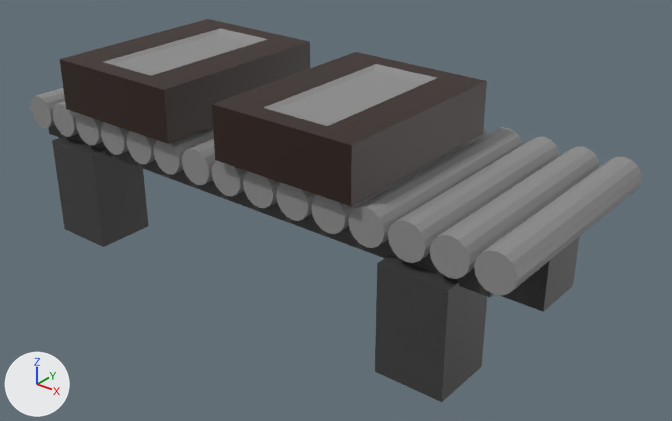
What one commit did to the FBX model Assets/3D Models/conveyorBeltFullBarMolds.fbx.
Before and after are seen from a camera (50 mm lens) standing at (1.824, -2.14, 1.548) and looking at (0.103, 0.012, 0.214). The axes (+X, +Y, +Z) are drawn at lower left. The lights are the same throughout.

Script lines for the objects in view, before the commit:
```python
me_cube_069 = bpy.data.meshes.new('Cube.069')
me_cube_069.from_pydata(...)  # 560 vertices, 338 faces; spans x -0.97..0.96, y -0.4..0.4, z 0.0..0.67
# faces by material slot: [40, 18, 280]
me_cube_069.materials.append(mat_m_conveyorbelt_legs_darkgrey)  # black #3d3d3d
me_cube_069.materials.append(mat_m_conveyorbelt_molds)  # brown #2d1a12
me_cube_069.materials.append(mat_m_conveyorbelt_rollers_grey)  # grey #8e8e8e
ob_conveyor_belt_full_bar_molds = bpy.data.objects.new('Conveyor Belt Full Bar Molds', me_cube_069)
ob_conveyor_belt_full_bar_molds.location = (0.0, 0.0, 0.0)
```
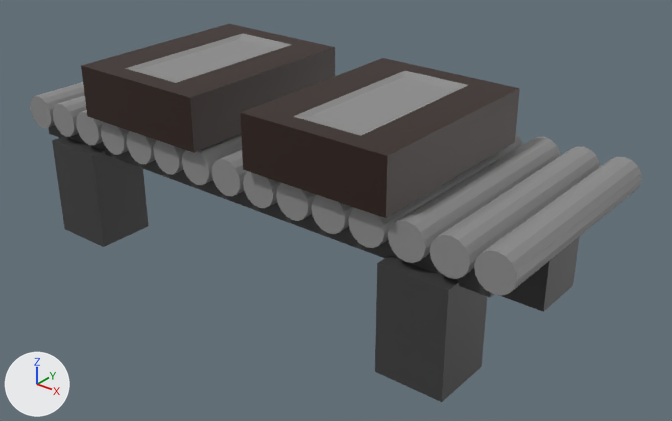
What changed in the scene script:
```text
Change me_cube_069:
    where me_cube_069.from_pydata(...)  # 560 vertices, 338 faces; spans x -0.97..0.96, y -0.4..0.4, z 0.0..0.67
    used by ob_conveyor_belt_full_bar_molds; location = (0.0, 0.0, 0.0)
    me_cube_069 part 1: the loose piece of 16 vertices spanning x -0.02..0.48, y -0.4..0.27, z 0.5..0.67 is moved by (0.11, 0.0, 0.0)
    me_cube_069 part 2: the loose piece of 16 vertices spanning x -0.72..-0.22, y -0.4..0.27, z 0.5..0.67 is moved by (0.11, 0.0, 0.0)
```

Pixel boxes [x1, y1, x2, y2] of what changed, in the pictures (672 x 421 px; the box of a moved part takes in the faces that stretch with it):
'Conveyor Belt Full Bar Molds', reshaped: before [30, 19, 642, 402]; after [30, 24, 642, 402]
part 1 of me_cube_069, moved or reshaped: before [212, 52, 487, 206]; after [240, 58, 520, 218]
part 2 of me_cube_069, moved or reshaped: before [60, 19, 310, 144]; after [81, 24, 335, 153]
